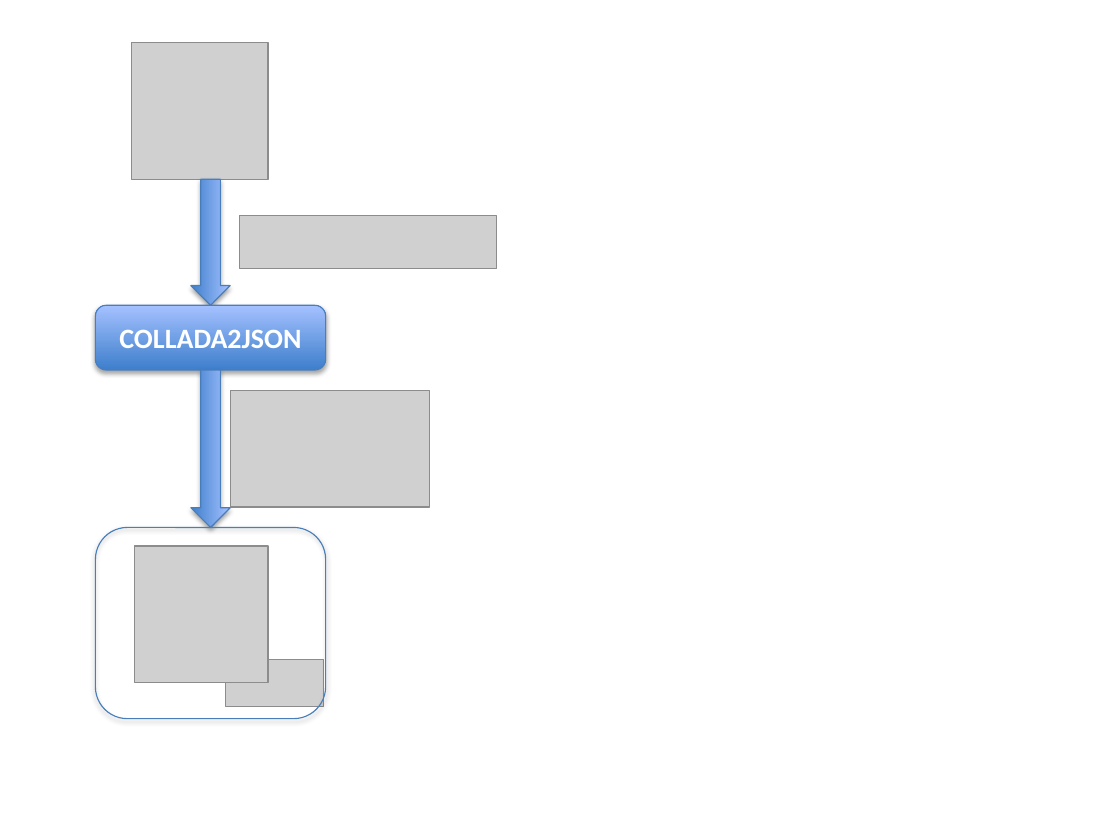
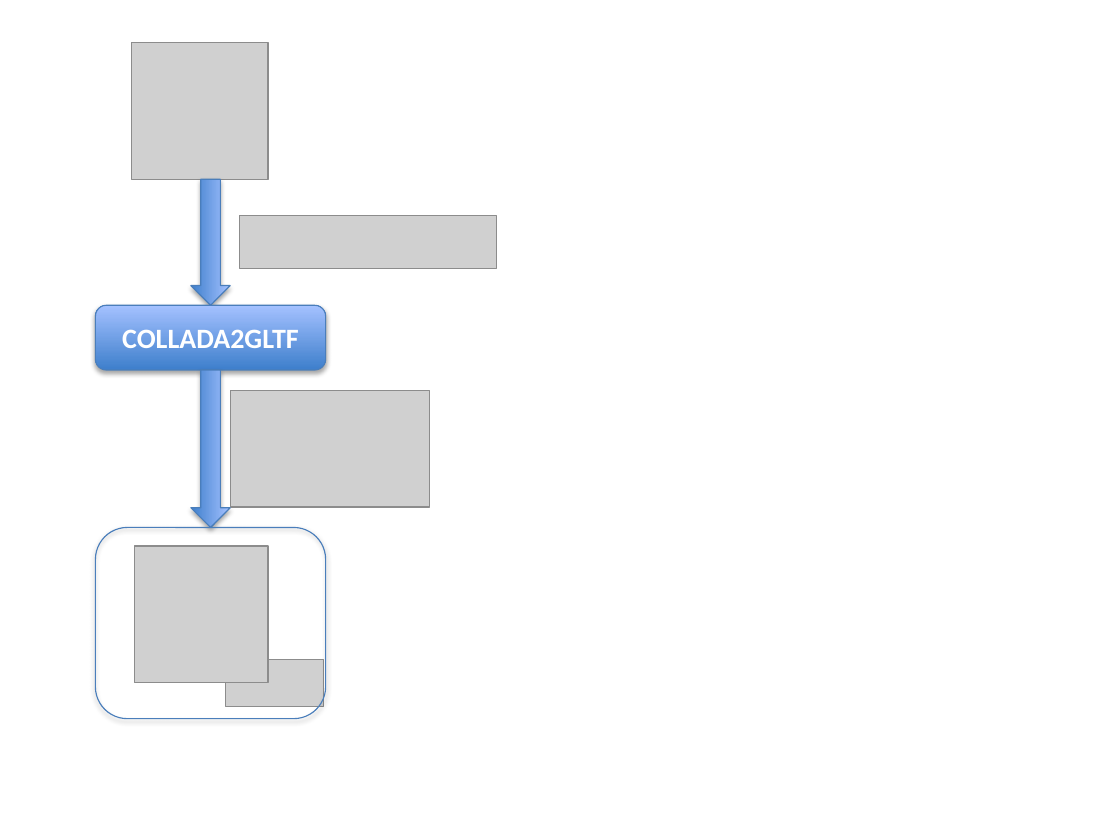
Before and after one commit to pjcozzi/Articles, a slide deck: slide 1 of Cesium/Santa2013/figures/figures.pptx. Drawn at 1120x840 pixels with LibreOffice and Linux fonts; fonts in the diff are those of the drawing; grey boxes stand for pictures. Boxes give left, top, right and bottom in pixels: in the first picture for what was removed or moved away, otherwise in the second. Text is boxed around its words. In the diff, an @@ line names an element or a change of style, - is before the commit and + after.

```diff
--- a/Cesium/Santa2013/figures/figures.pptx
+++ b/Cesium/Santa2013/figures/figures.pptx
@@ text in rounded rectangle at (122,329,299,348): text changed @@
-COLLADA2JSON
+COLLADA2GLTF
```
Also in this commit, not shown: 1 other file.
